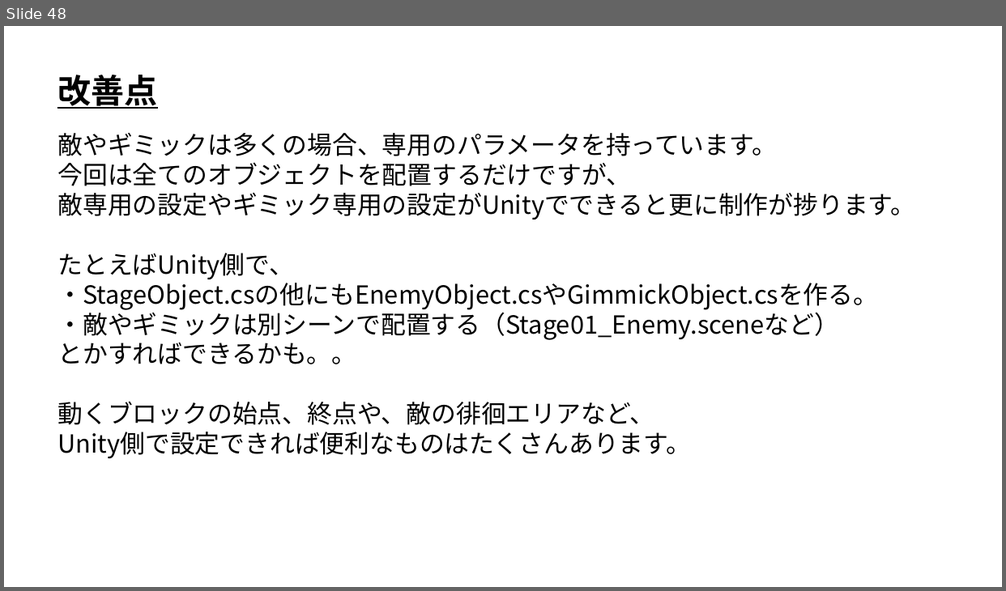
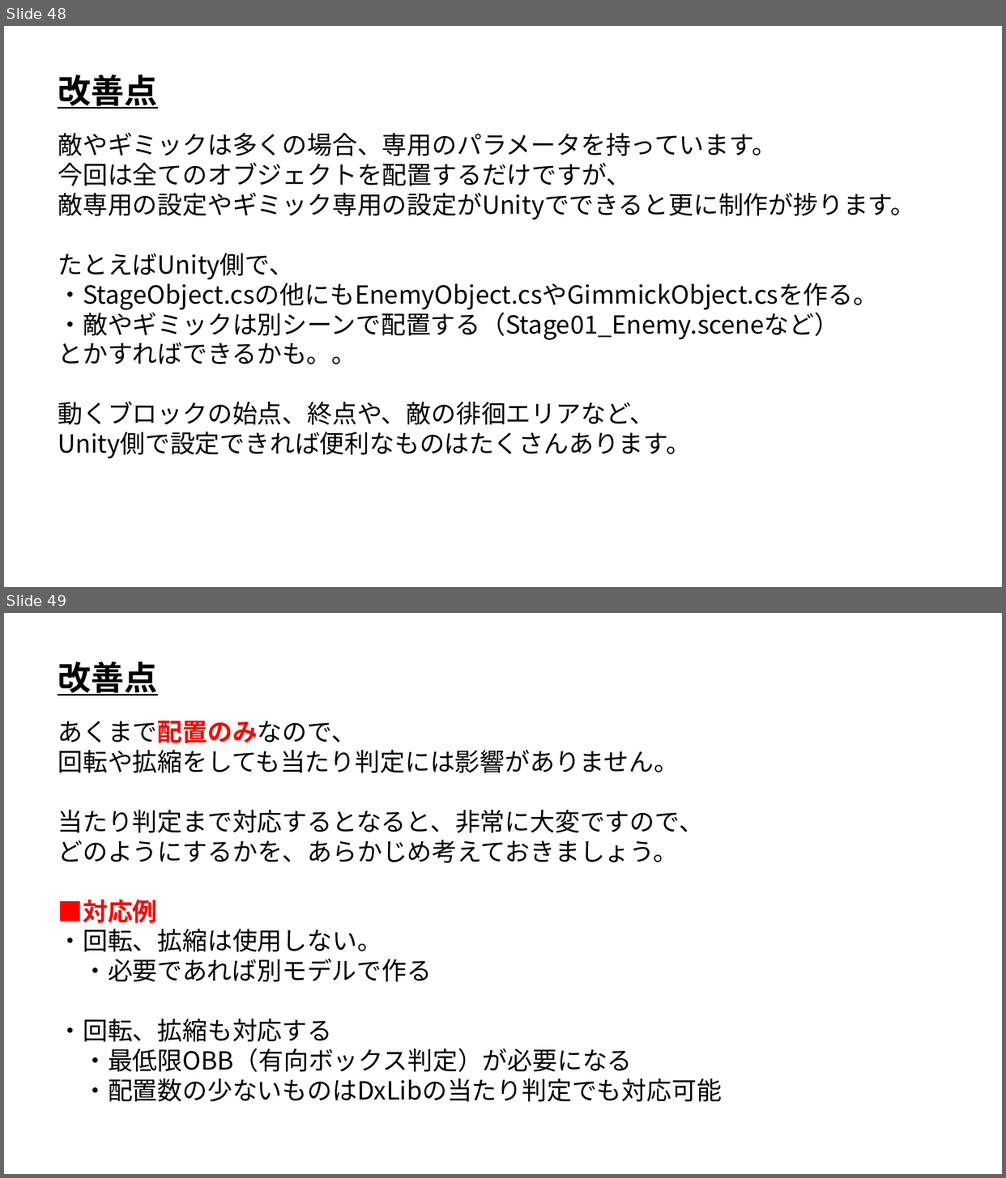
Before and after one commit to ArakiYusuke-Ohara/Textbook, a slide deck: ゲーム科2年/00_前期/ゲーム開発Ⅱ/01_Unityでステージエディタ.pptx. Shown one above the other, each under a label of ours: slide 48 before the commit, slides 48 and 49 after it. The pictures are 1006x591 and 1006x1178 pixels, drawn with LibreOffice and Linux fonts; fonts in the diff are those of the drawing. Boxes give left, top, right and bottom in pixels: in the first picture for what was removed or moved away, otherwise in the second. Text is boxed around its words. In the diff, an @@ line names an element or a change of style, - is before the commit and + after.

Commit message:
微修正

```diff
--- a/ゲーム科2年/00_前期/ゲーム開発Ⅱ/01_Unityでステージエディタ.pptx
+++ b/ゲーム科2年/00_前期/ゲーム開発Ⅱ/01_Unityでステージエディタ.pptx
@@ slide 49 added at [4, 613, 1002, 1174], background #FFFFFF @@
@@ text added at [57, 662, 157, 696], 32 pt, text #000000, bold, underline @@
+改善点
@@ text added at [57, 721, 722, 1102], 24 pt, text #000000 @@
+あくまで配置のみなので、
+回転や拡縮をしても当たり判定には影響がありません。
+当たり判定まで対応するとなると、非常に大変ですので、
+どのようにするかを、あらかじめ考えておきましょう。
+■対応例
+・回転、拡縮は使用しない。
+・必要であれば別モデルで作る
+・回転、拡縮も対応する
+・最低限OBB（有向ボックス判定）が必要になる
+・配置数の少ないものはDxLibの当たり判定でも対応可能
```
